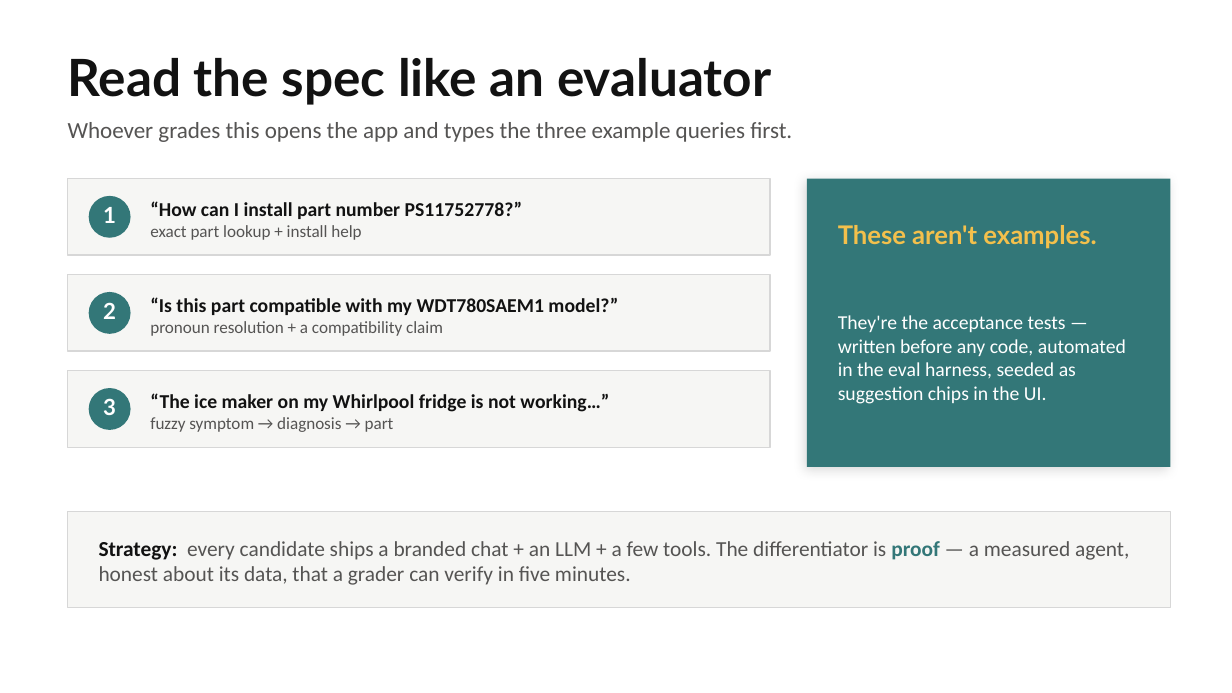
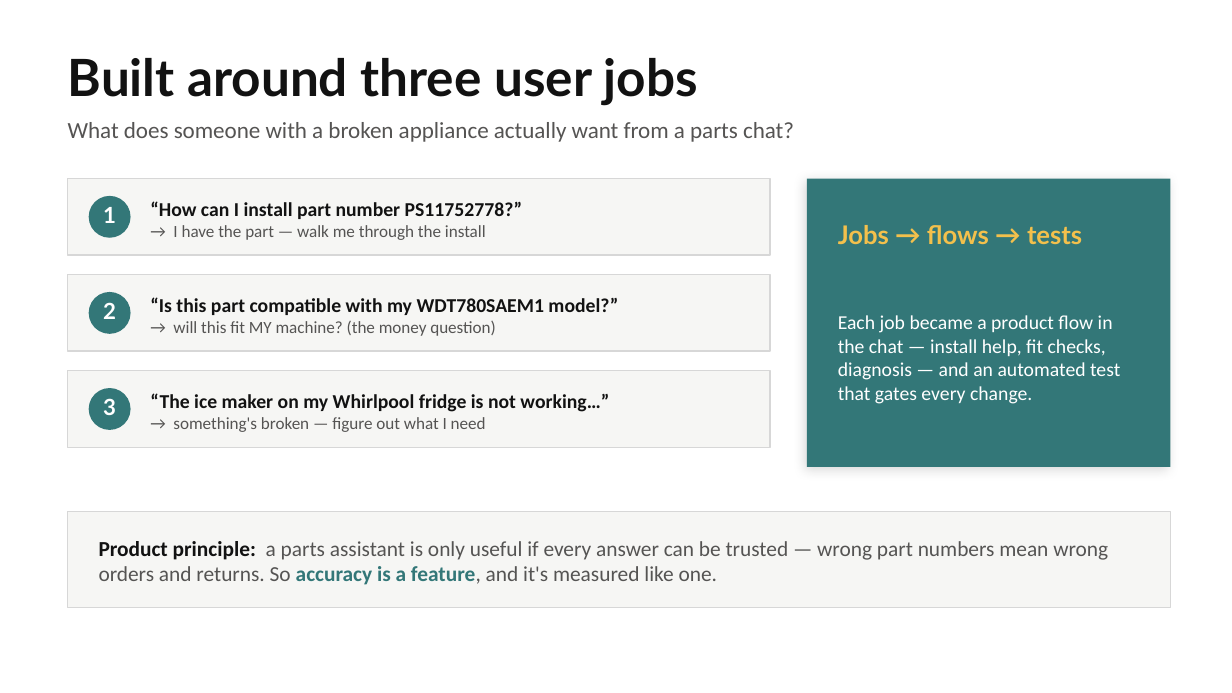
Before and after one commit to ScooterStuff/case-study, a slide deck: slide 2 of docs/PartSelect-Chat-Agent-Deck.pptx. Drawn at 1232x693 pixels with LibreOffice and Linux fonts; fonts in the diff are those of the drawing. Boxes give left, top, right and bottom in pixels: in the first picture for what was removed or moved away, otherwise in the second. Text is boxed around its words. In the diff, an @@ line names an element or a change of style, - is before the commit and + after.

Commit message:
docs: reframe slides 2-3 around user jobs and trust (product framing) + reproducible deck source

```diff
--- a/docs/PartSelect-Chat-Agent-Deck.pptx
+++ b/docs/PartSelect-Chat-Agent-Deck.pptx
@@ text at [68, 58, 698, 106]: text changed @@
-Read the spec like an evaluator
+Built around three user jobs
@@ text at [68, 122, 794, 142]: text changed @@
-Whoever grades this opens the app and types the three example queries first.
+What does someone with a broken appliance actually want from a parts chat?
@@ text at [173, 225, 486, 240]: text changed @@
-exact part lookup + install help
+→ I have the part — walk me through the install
@@ text at [838, 225, 1082, 244]: text changed @@
-These aren't examples.
+Jobs → flows → tests
@@ text at [173, 321, 496, 336]: text changed @@
-pronoun resolution + a compatibility claim
+→ will this fit MY machine? (the money question)
@@ text at [838, 315, 1120, 404]: text changed @@
-They're the acceptance tests — written before any code, automated in the eval harness, seeded as suggestion chips in the UI.
+Each job became a product flow in the chat — install help, fit checks, diagnosis — and an automated test that gates every change.
@@ text at [173, 417, 486, 432]: text changed @@
-fuzzy symptom → diagnosis → part
+→ something's broken — figure out what I need
@@ text at [99, 541, 1108, 585]: text changed @@
-Strategy: every candidate ships a branded chat + an LLM + a few tools. The differentiator is proof — a measured agent, honest about its data, that a grader can verify in five minutes.
+Product principle: a parts assistant is only useful if every answer can be trusted — wrong part numbers mean wrong orders and returns. So accuracy is a feature, and it's measured like one.
```
Also in this commit, not shown: 4 other slides changed, 4 other files.
